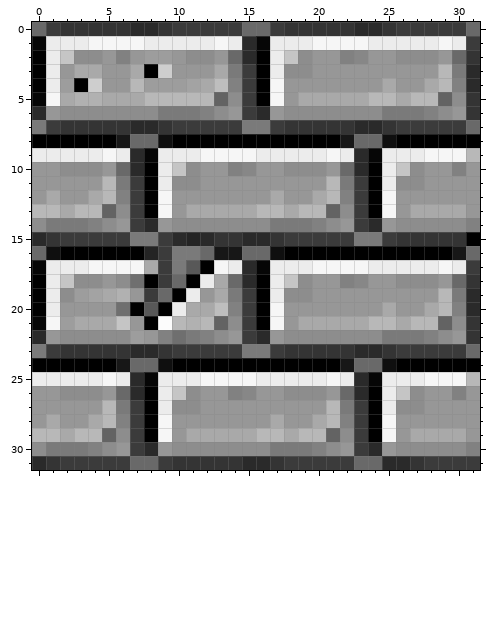
Pixel-art sprite: core/assets/graphics/tile_images/TILE_FG_STONE_6.png. That is the earlier state.
The file is 32x32 pixels. Colours within 5 levels of each other are drawn and written as one.
New version:
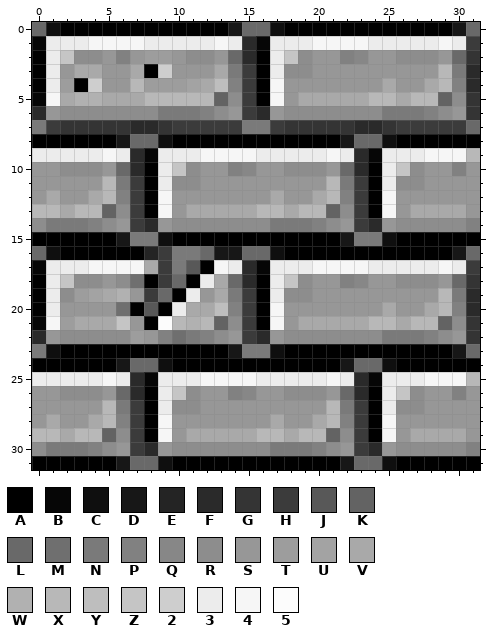
Palette (. is transparent): A #000000  B #060606  C #0f0f0f  D #171717  E #242424  F #2a2a2a  G #343434  H #3b3b3b  J #585858  K #636363  L #696969  M #6f6f6f  N #7a7a7a  P #818181  Q #878787  R #8d8d8d  S #979797  T #9d9d9d  U #a3a3a3  V #a9a9a9  W #b1b1b1  X #b8b8b8  Y #bebebe  Z #c5c5c5  2 #cecece  3 #ececec  4 #f6f6f6  5 #fcfcfc
From the commit log: Improved stone block textures.
The exact change:
@@ x 0..31 @@
- 0 LHGGGGGFFGHHHHHLLHGGGGGFFGHHHHHL
+ 0 LCAAAAAAAAAAAADLLCAAAAAAAAAAAADL
  1 B33344443333343FB33344443333343H
@@ x 0..31 @@
 14 RNNNPRSHFSRRRRRRRNNNPRSHFSRRRRRP
-15 FGHHHHHNNHFEFGGFFGHHHHHNNHGGGGGA
+15 AAAAAADNNCAAAAAAAAAAAADNNCAAAAAA
 16 LCAAAAAAEHNNLDDLLCAAAAAAAAAAAADL
@@ x 0..31 @@
 22 FSRRRRRTSPMNPRSHFSRRRRRRRNNNPRSG
-23 NHGGGGGFFGHHHHHNNHGGGGGFFGHHHHHL
+23 NCAAAAAAAAAAAADNNCAAAAAAAAAAAADL
 24 AAAAAADLLCAAAAAAAAAAAADLLCAAAAAA
@@ x 0..31 @@
 30 RNNNPRSHFSRRRRRRRNNNPRSHFSRRRRRP
-31 FGHHHHHLLHGGGGGFFGHHHHHLLFFGHHHH
+31 AAAAAADLLCAAAAAAAAAAAADLLCAAAAAA
Where, in picture pixels (left, top, right, bottom), the same in both pictures:
changed: (46, 22, 466, 36)
changed: (32, 232, 466, 246)
changed: (46, 344, 466, 358)
changed: (32, 456, 480, 470)
